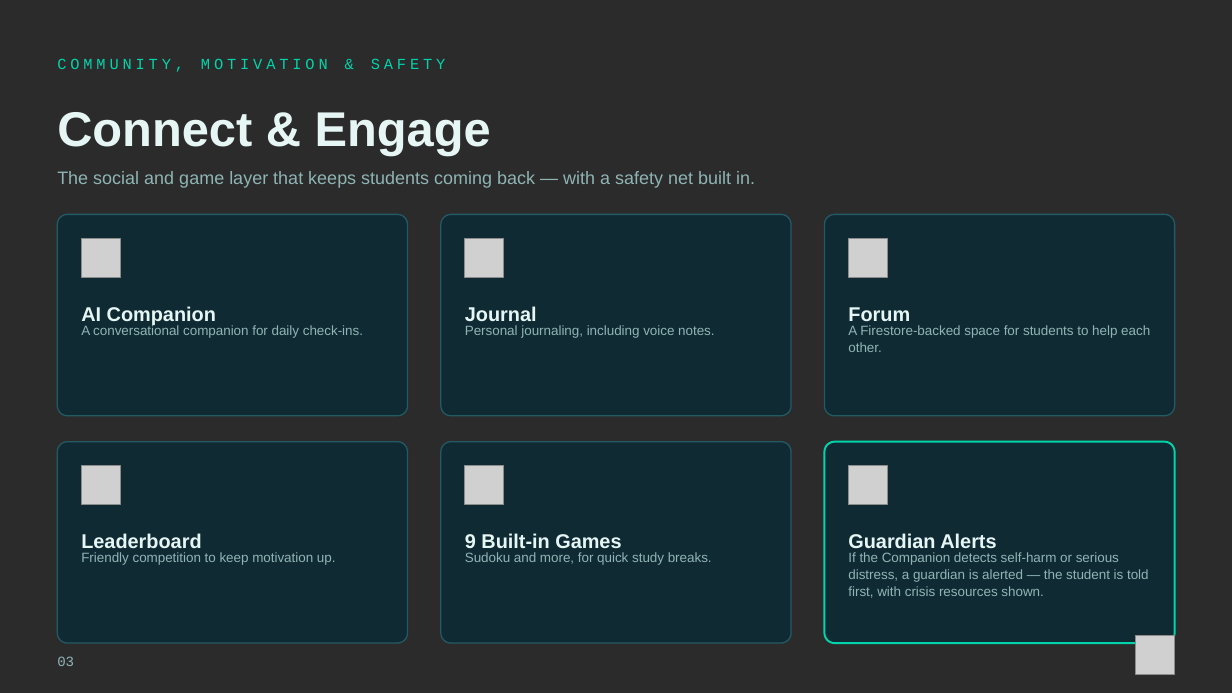
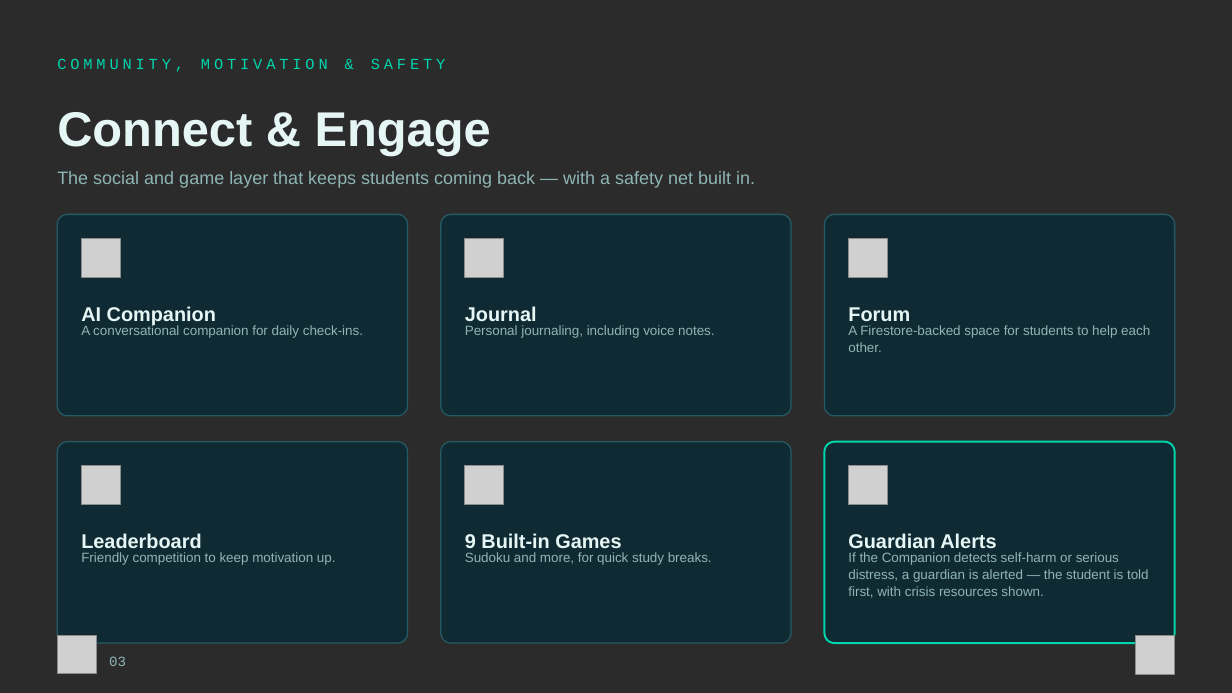
Before and after one commit to keshavandkarthik-cell/tech-expo, a slide deck: slide 3 of Veda-Expo-Deck.pptx. Drawn at 1232x693 pixels with LibreOffice and Linux fonts; fonts in the diff are those of the drawing; grey boxes stand for pictures; background and template pictures are left out; a plain dark background stands for a picture behind light text. Boxes give left, top, right and bottom in pixels: in the first picture for what was removed or moved away, otherwise in the second. Text is boxed around its words. In the diff, an @@ line names an element or a change of style, - is before the commit and + after.

Commit message:
Add MAZ InnoVision team logo to the expo pitch deck
Bottom-right badge on the title slide, bottom-left on every content
slide (shifted the page-number text right to make room), mirroring
the Veda logo badge's size/style already used throughout the deck.

```diff
--- a/Veda-Expo-Deck.pptx
+++ b/Veda-Expo-Deck.pptx
@@ picture added at [57, 636, 96, 674] @@
@@ text "03": place and size @@
-text "03" at [57, 656, 74, 666]
+text "03" at [109, 656, 126, 666]
```
Also in this commit, not shown: 6 other slides changed.
